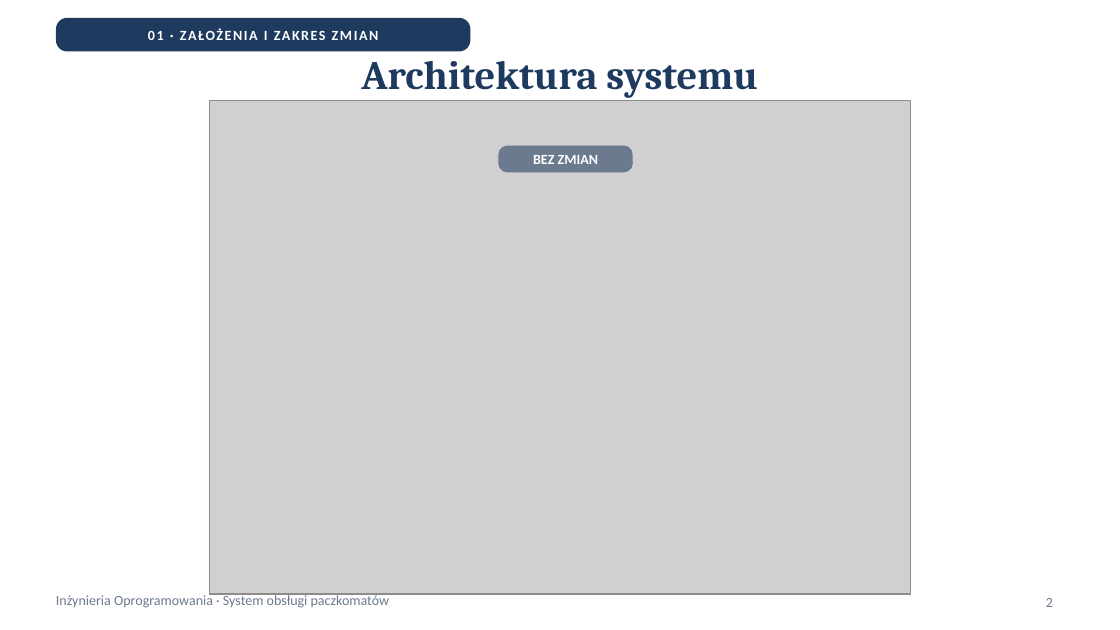
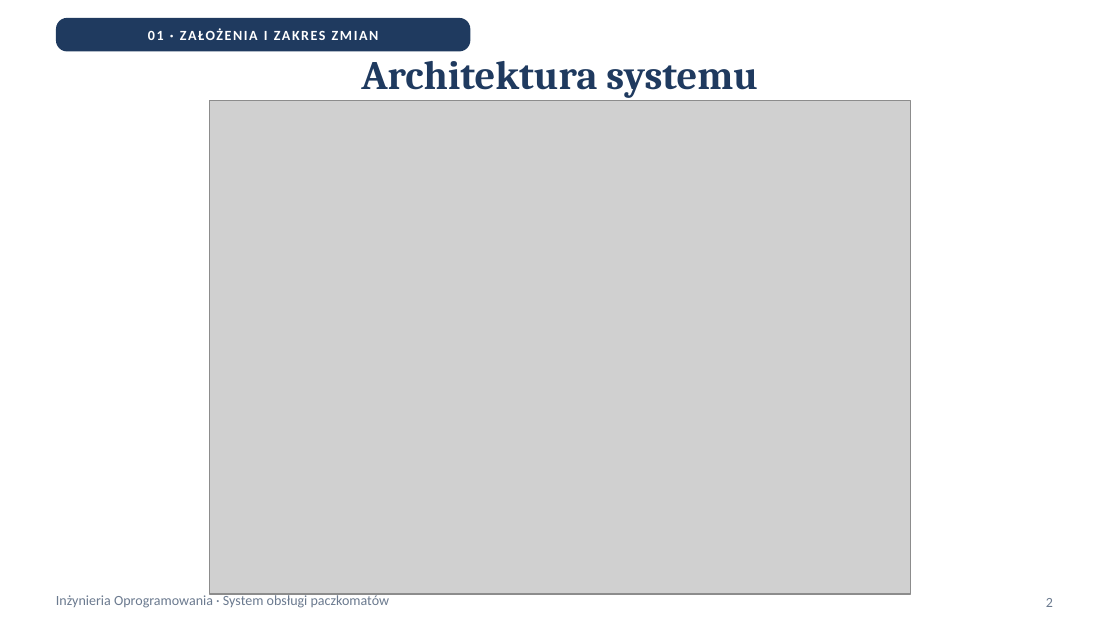
Before and after one commit to AGH-ISI-projects/package-management, a slide deck: slide 2 of krzycha/docs/nowe/prezentacja_final.pptx. Drawn at 1120x630 pixels with LibreOffice and Linux fonts; fonts in the diff are those of the drawing; grey boxes stand for pictures. Boxes give left, top, right and bottom in pixels: in the first picture for what was removed or moved away, otherwise in the second. Text is boxed around its words. In the diff, an @@ line names an element or a change of style, - is before the commit and + after.

```diff
--- a/krzycha/docs/nowe/prezentacja_final.pptx
+++ b/krzycha/docs/nowe/prezentacja_final.pptx
@@ rounded rectangle removed at bbox=[498, 146, 633, 172] @@
-BEZ ZMIAN
```
Also in this commit, not shown: 4 other slides changed, 3 other files.
